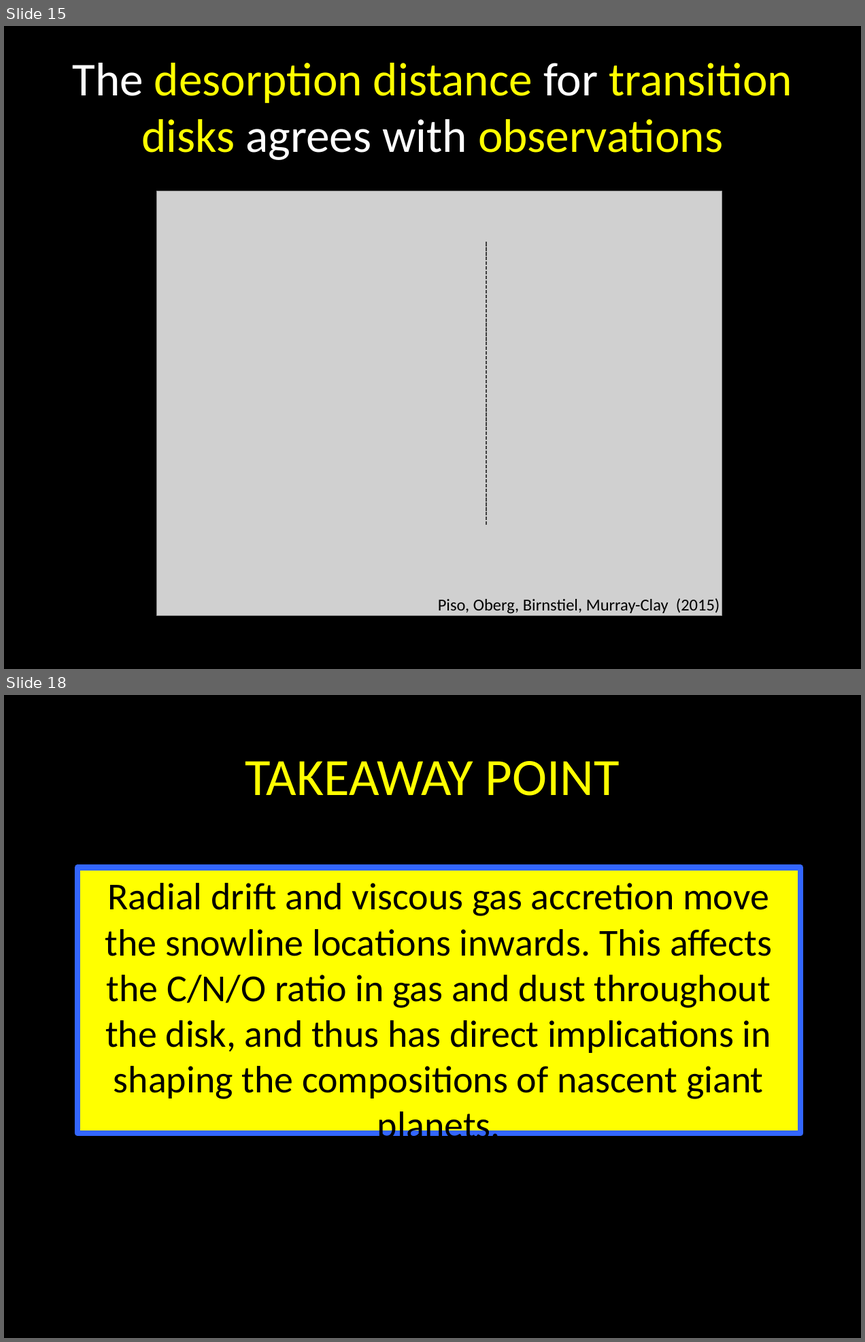
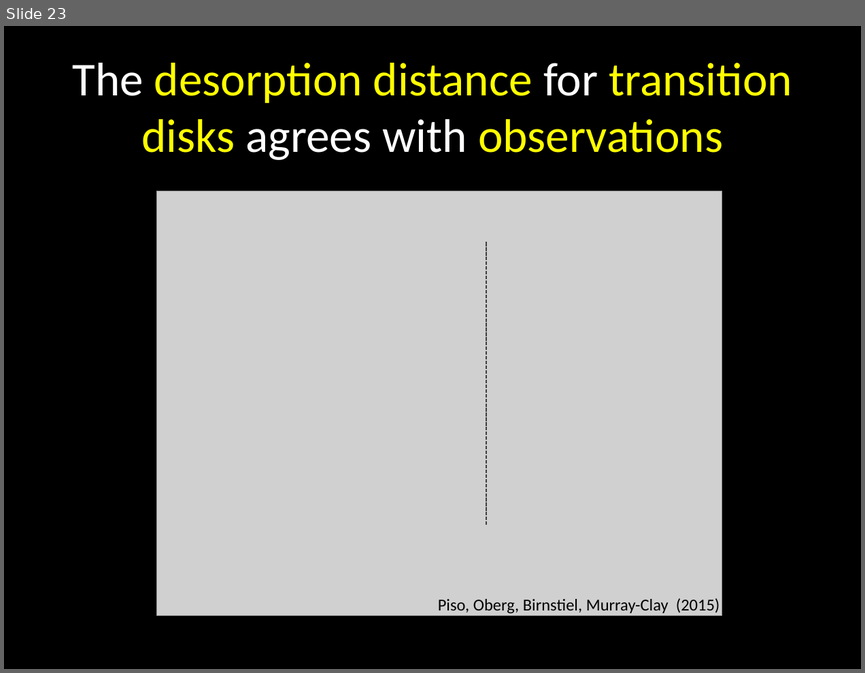
Before and after one commit to apiso/Thesis, a slide deck: slides/AAS_talk.pptx. Shown one above the other, each under a label of ours: slides 15 and 18 before the commit, slide 23 after it; the slides between them are not shown. The pictures are 865x1342 and 865x673 pixels, drawn with LibreOffice and Linux fonts; fonts in the diff are those of the drawing; grey boxes stand for pictures. Boxes give left, top, right and bottom in pixels: in the first picture for what was removed or moved away, otherwise in the second. Text is boxed around its words. In the diff, an @@ line names an element or a change of style, - is before the commit and + after.

```diff
--- a/slides/AAS_talk.pptx
+++ b/slides/AAS_talk.pptx
@@ slide 18 removed at <box>4,695,861,1338</box>, background #000000 @@
@@ title removed at <box>245,761,619,796</box> @@
-TAKEAWAY POINT
@@ text removed at <box>77,867,801,1133</box> @@
-Radial drift and viscous gas accretion move the snowline locations inwards. This affects the C/N/O ratio in gas and dust throughout the disk, and thus has direct implications in shaping the compositions of nascent giant planets.
@@ what was slide 15 is now slide 23 @@
```
Also in this commit, not shown: 7 slides changed, 11 slides added, 5 other files.
